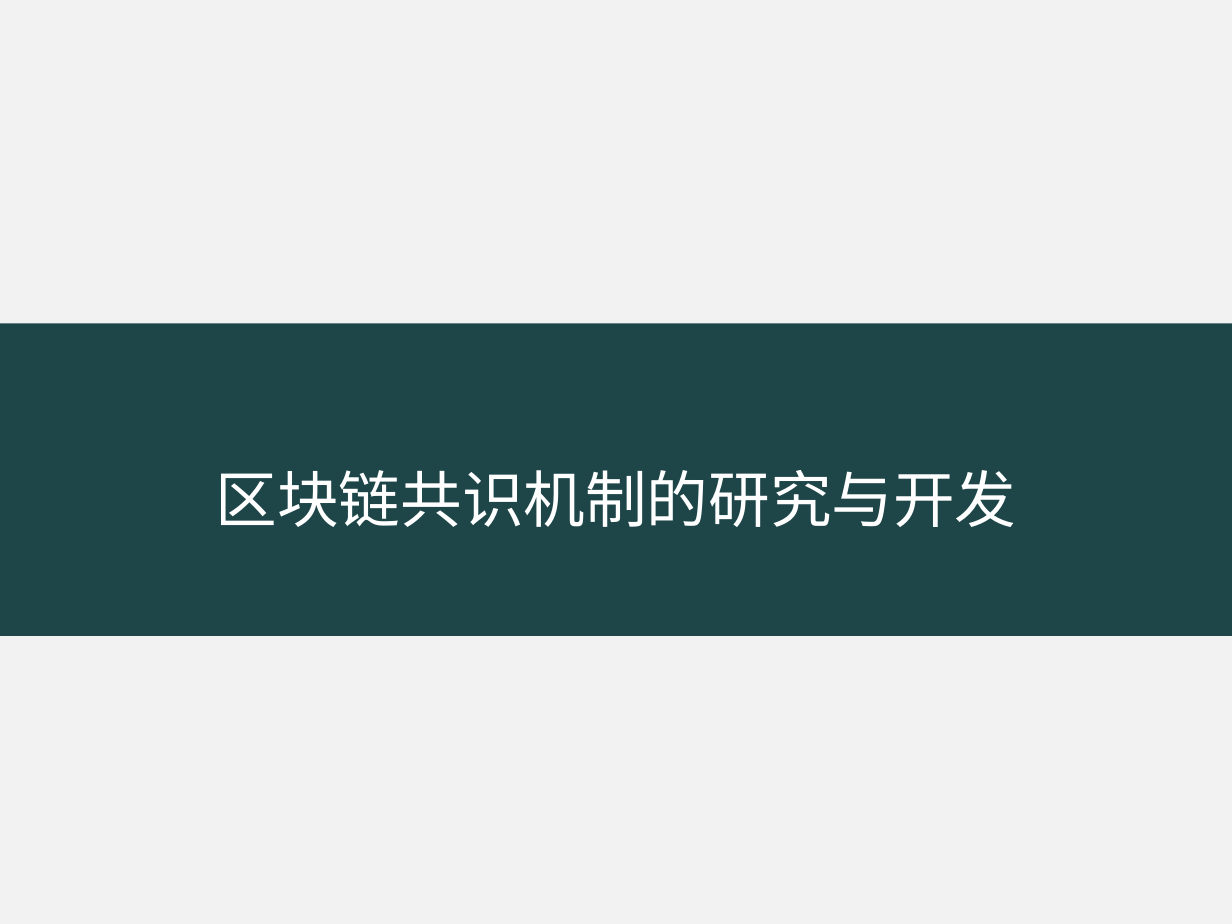
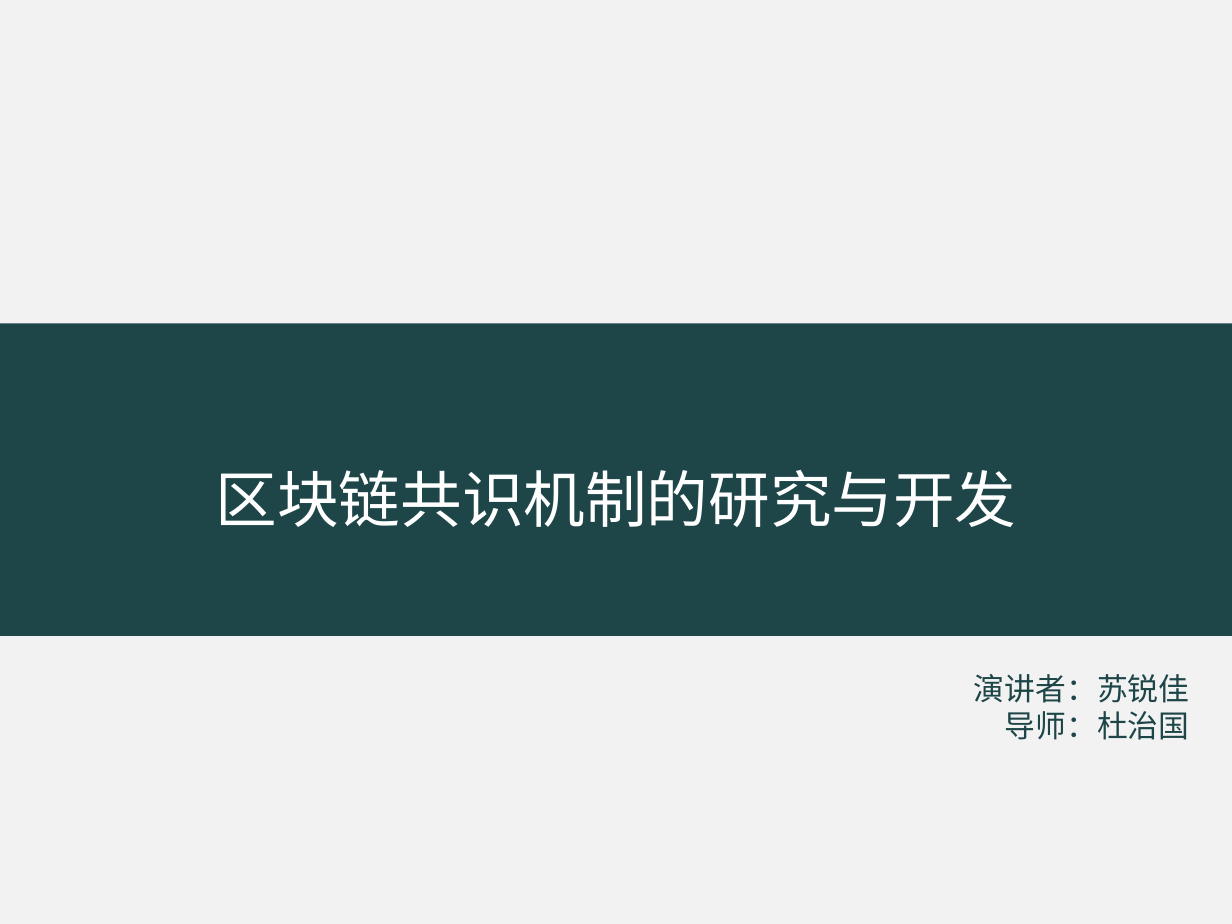
Before and after one commit to rjdyx/web-learning, a slide deck: slide 1 of PPT/苏锐佳开题报告.ppt. Drawn at 1232x924 pixels with LibreOffice and Linux fonts; fonts in the diff are those of the drawing. Boxes give left, top, right and bottom in pixels: in the first picture for what was removed or moved away, otherwise in the second. Text is boxed around its words. In the diff, an @@ line names an element or a change of style, - is before the commit and + after.

```diff
--- a/PPT/苏锐佳开题报告.ppt
+++ b/PPT/苏锐佳开题报告.ppt
@@ text added at [974, 674, 1190, 740], 18 pt, text #1E4649 @@
+演讲者：苏锐佳
+导师：杜治国
```
Also in this commit, not shown: 7 other slides changed, 1 other file.
